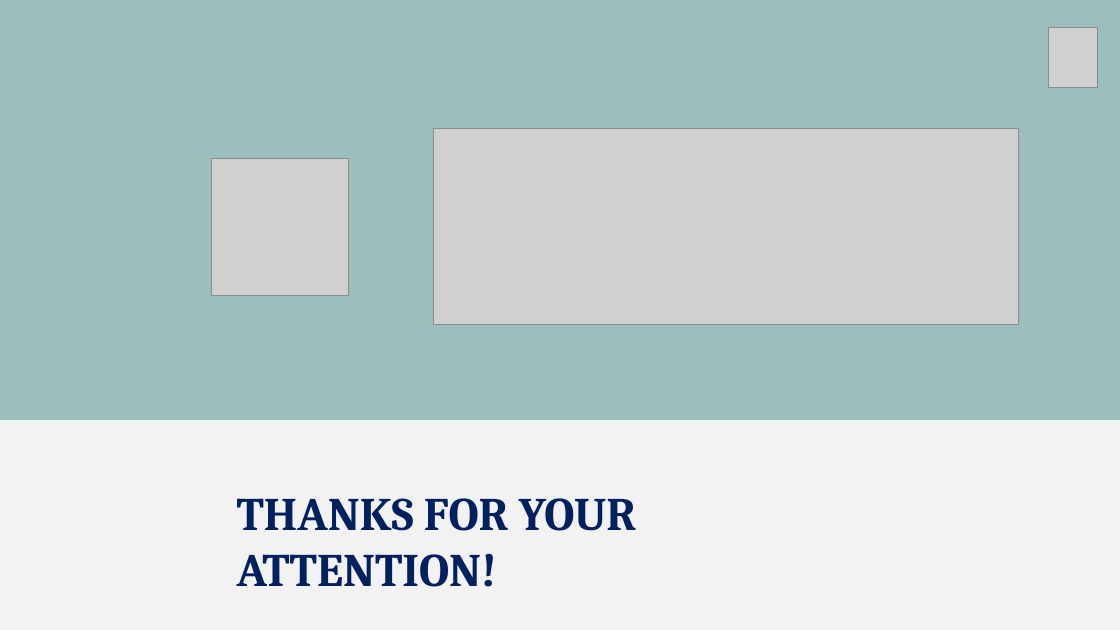
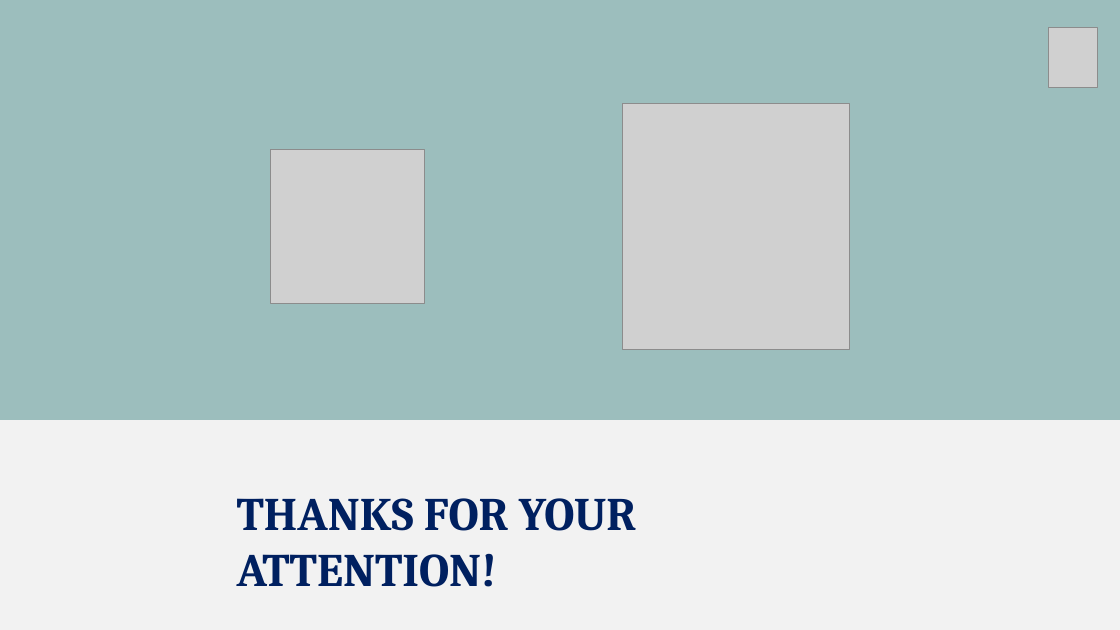
Before and after one commit to Matteoa99/ProgettoDA, a slide deck: slide 14 of DA_project.pptx (slide 13 before the commit). Drawn at 1120x630 pixels with LibreOffice and Linux fonts; fonts in the diff are those of the drawing; grey boxes stand for pictures. Boxes give left, top, right and bottom in pixels: in the first picture for what was removed or moved away, otherwise in the second. Text is boxed around its words. In the diff, an @@ line names an element or a change of style, - is before the commit and + after.

```diff
--- a/DA_project.pptx
+++ b/DA_project.pptx
@@ picture added at (x1=623, y1=104, x2=850, y2=350) @@
@@ picture removed at (x1=434, y1=129, x2=1019, y2=325) @@
@@ picture resized from (x1=212, y1=158, x2=349, y2=295) to (x1=271, y1=150, x2=424, y2=303) @@
```
Also in this commit, not shown: 5 other slides changed, 1 slide added.
